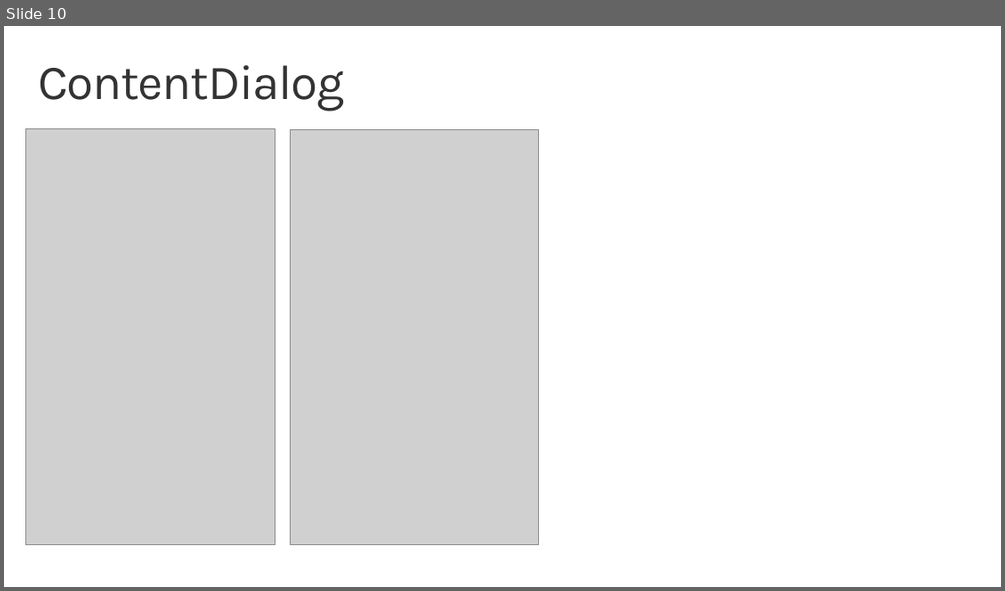
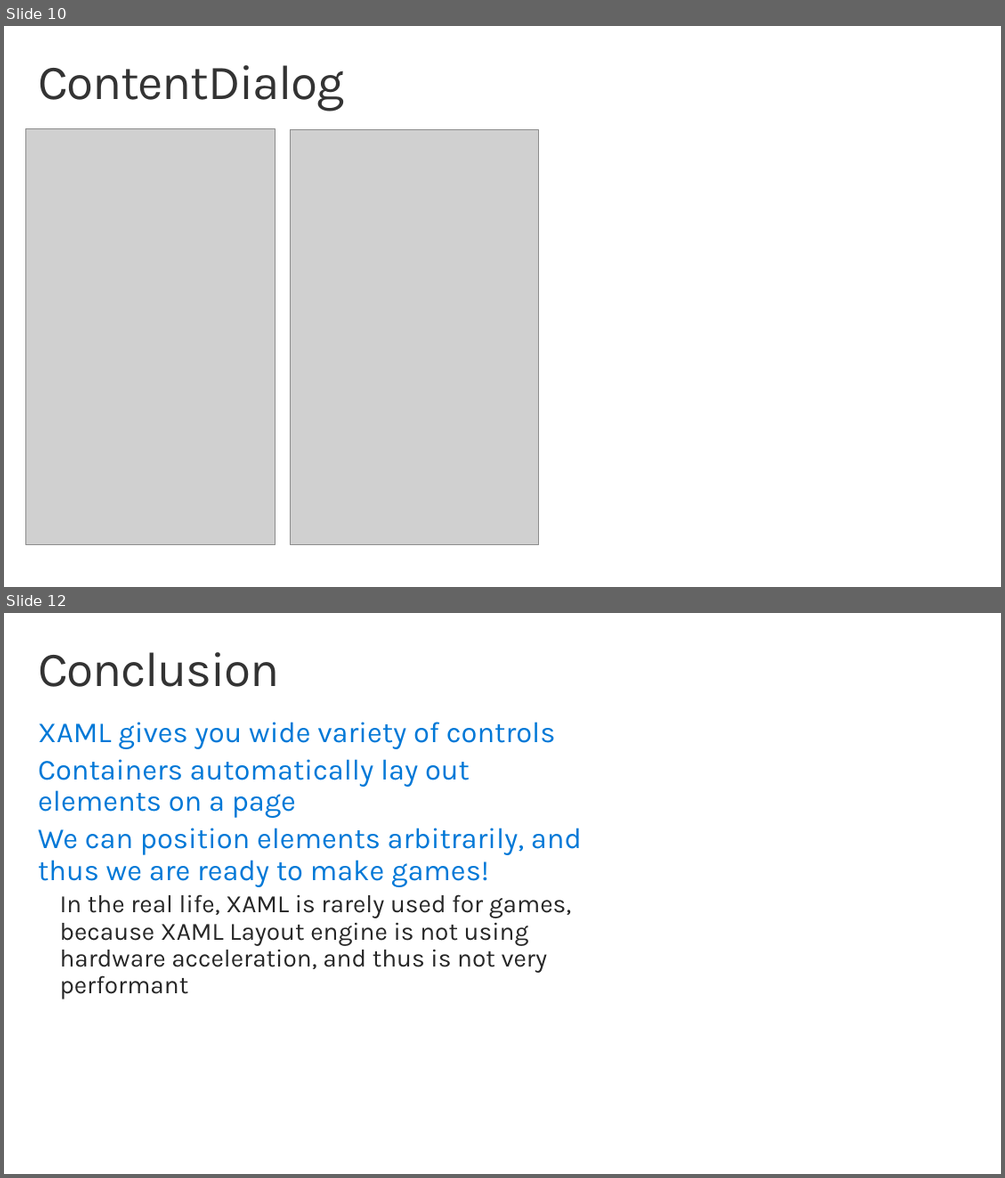
Before and after one commit to evangelism/Win10UWPCourse, a slide deck: 01. Introduction to UWP/1a. XAML Controls.pptx. Shown one above the other, each under a label of ours: slide 10 before the commit, slides 10 and 12 after it; the slides between them are not shown. The pictures are 1005x591 and 1005x1178 pixels, drawn with LibreOffice and Linux fonts; fonts in the diff are those of the drawing; grey boxes stand for pictures; background and template pictures are left out. Boxes give left, top, right and bottom in pixels: in the first picture for what was removed or moved away, otherwise in the second. Text is boxed around its words. In the diff, an @@ line names an element or a change of style, - is before the commit and + after.

```diff
--- a/01. Introduction to UWP/1a. XAML Controls.pptx
+++ b/01. Introduction to UWP/1a. XAML Controls.pptx
@@ slide 12 added at [4,613,1001,1174], background #FFFFFF @@
@@ title added at [38,652,280,687], 47 pt, text #333333 @@
+Conclusion
@@ text added at [38,722,582,999], 28 pt, text #0078D7 @@
+XAML gives you wide variety of controls
+Containers automatically lay out elements on a page
+We can position elements arbitrarily, and thus we are ready to make games!
+In the real life, XAML is rarely used for games, because XAML Layout engine is not using hardware acceleration, and thus is not very performant
```
Also in this commit, not shown: 11 slides changed, 1 slide removed, 15 other files.
